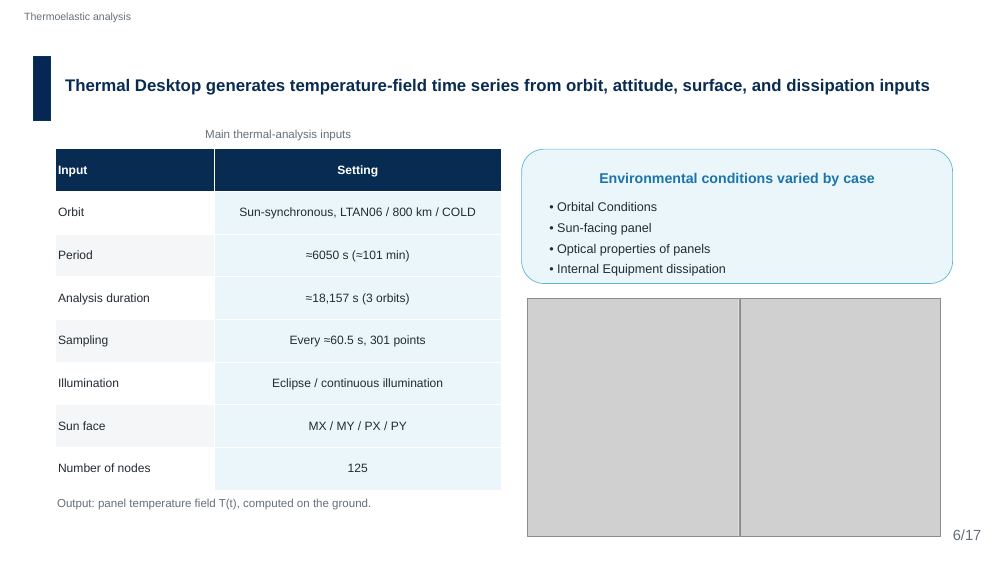
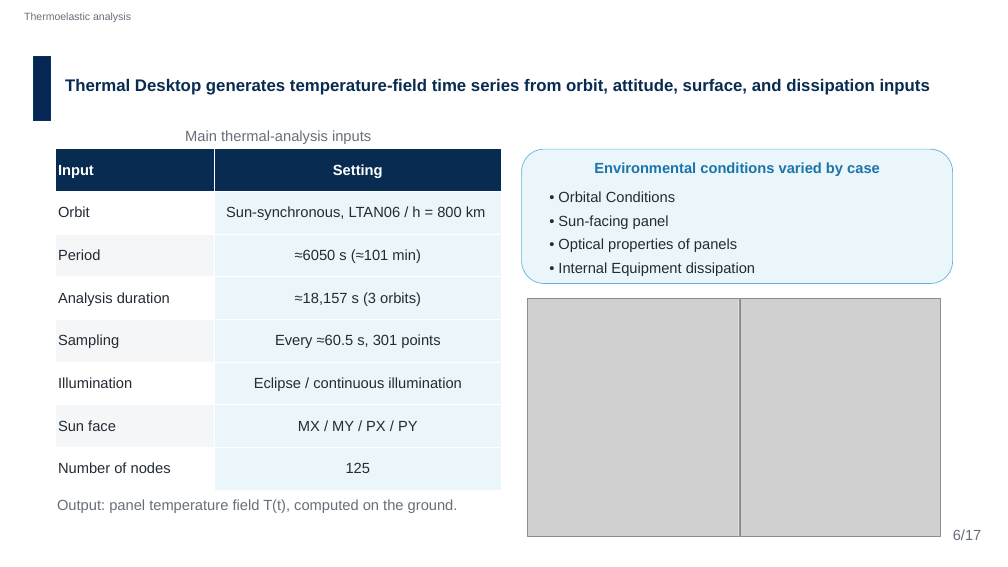
Before and after one commit to Hideki-1029/thermal-deformation-optcomm, a slide deck: slide 9 of papers/ICSO/slides/en_ICSO2026_slides_takamoto.pptx. Drawn at 1008x567 pixels with LibreOffice and Linux fonts; fonts in the diff are those of the drawing; grey boxes stand for pictures; background and template pictures are left out. Boxes give left, top, right and bottom in pixels: in the first picture for what was removed or moved away, otherwise in the second. Text is boxed around its words. In the diff, an @@ line names an element or a change of style, - is before the commit and + after.

```diff
--- a/papers/ICSO/slides/en_ICSO2026_slides_takamoto.pptx
+++ b/papers/ICSO/slides/en_ICSO2026_slides_takamoto.pptx
@@ text "Main thermal-analysis inputs" at box(185, 130, 371, 144): size 22 to 28 pt @@
@@ table at box(55, 149, 501, 490) @@
-row 2, column 2: Sun-synchronous, LTAN06 / 800 km / COLD
+row 2, column 2: Sun-synchronous, LTAN06 / h = 800 km
@@ size 23 to 28 pt in "Input", "Setting", "Orbit", "Period" and 11 more places @@
@@ text "Environmental conditions varied by case": place and size @@
-text "Environmental conditions varied by case" at box(599, 172, 875, 186)
+text "Environmental conditions varied by case" at box(594, 162, 880, 176)
@@ text "Environmental conditions varied by case" at box(594, 162, 880, 176): size 27 to 28 pt @@
@@ text "• Orbital Conditions": place and size @@
-text "• Orbital Conditions" at box(557, 202, 726, 276)
+text "• Orbital Conditions" at box(558, 191, 755, 276)
@@ text "• Orbital Conditions" at box(558, 191, 755, 276): size 24 to 28 pt @@
@@ text "Output: panel temperature field T(t), ..." at box(57, 499, 458, 513): size 22 to 28 pt @@
```
Also in this commit, not shown: 4 other slides changed, 2 other files.
